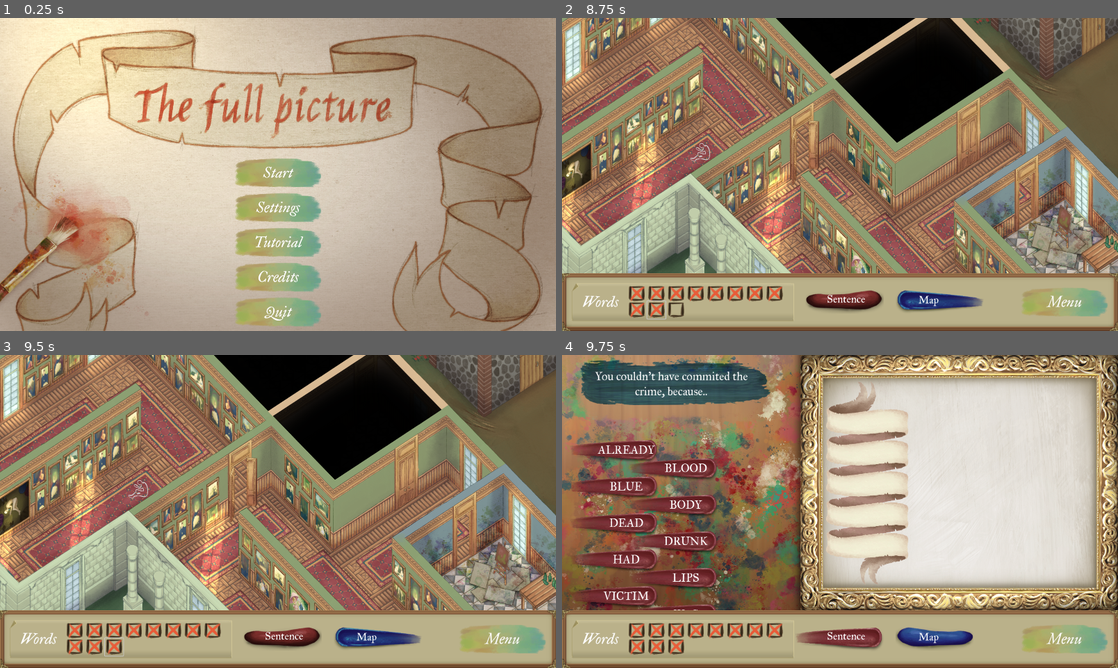
Above: before the commit, frames 1-4 (two rows, left to right).
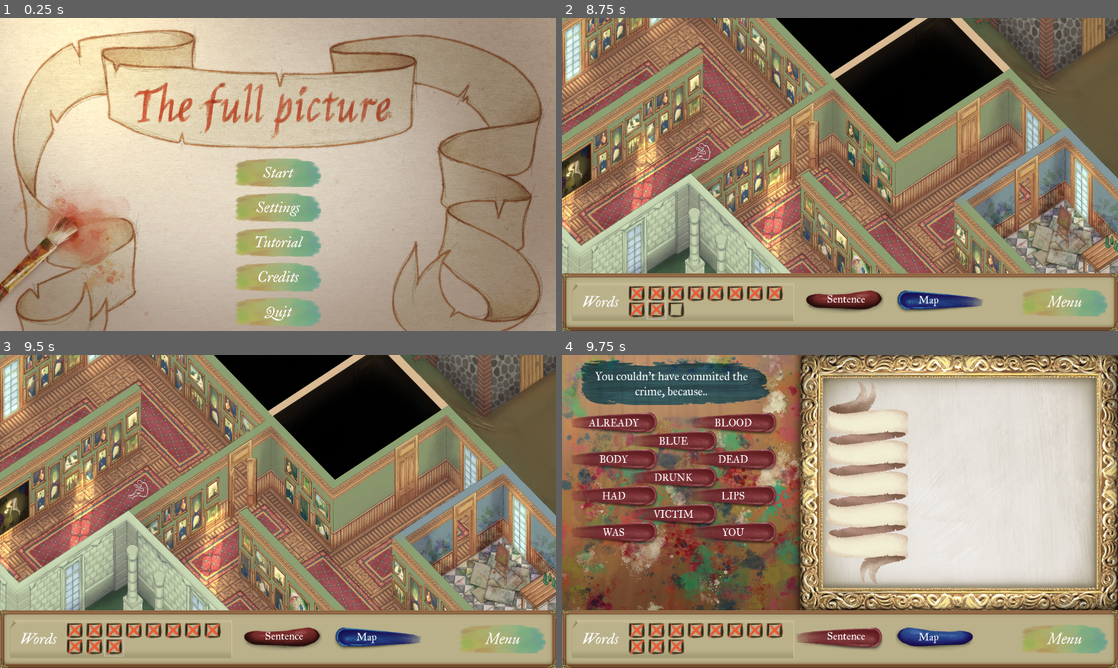
Above: after the commit, the same moments.

Repository: 100-Devs-1-Game/TheFullPicture
Game: Godot game, scene res://menus/main_menu.tscn
The game is run twice, just before and just after one commit, with the same random seed, the same clock (stepped at 60 frames per second) and the same inputs. Sound files missing from this copy of the repository are replaced by a short silence.
Inputs (mouse positions are in pixels of both pictures, inside the frame that each line leads up to):
- Up to frame 1 (0.25 s): no input
- Up to frame 2 (8.75 s): click "Start" at 0.5 s; click (634, 293) at 1.25 s; click (656, 293) at 2.02 s; click (678, 293) at 2.77 s; click (695, 293) at 3.52 s; click (717, 293) at 4.27 s; click (734, 293) at 5.02 s; click (756, 293) at 5.77 s; click (773, 293) at 6.52 s; click (634, 309) at 7.27 s; click (656, 309) at 8.02 s
- Up to frame 3 (9.5 s): click (116, 646) at 8.77 s
- Up to frame 4 (9.75 s): click "Sentence" at 9.5 s

Frames 1-3 are identical in both runs. In frame 4, 11% of the frame differs, in the area x 1-39%, y 18-82%.

Commit message:
Update clue buttons

Diff:
--- a/src/sentence_builder/clue_button.tscn
+++ b/src/sentence_builder/clue_button.tscn
@@ -8,7 +8,7 @@
 
 [sub_resource type="LabelSettings" id="LabelSettings_fp6s1"]
 font = ExtResource("2_orep8")
-font_size = 40
+font_size = 35
 
 [node name="ClueButton" type="TextureRect"]
 offset_right = 306.0
@@ -26,9 +26,9 @@
 anchor_top = 0.5
 anchor_right = 0.5
 anchor_bottom = 0.5
-offset_left = -59.0
+offset_left = -102.0
 offset_top = -30.5
-offset_right = 141.0
+offset_right = 98.0
 offset_bottom = 19.5
 grow_horizontal = 2
 grow_vertical = 2
--- a/src/sentence_builder/sentence_builder.gd
+++ b/src/sentence_builder/sentence_builder.gd
@@ -36,9 +36,10 @@
 		child.queue_free()
 
 	var grid_pos: Vector2i
+	var space:= false
 	for clue in GameData.current_stage.clues:
 		@warning_ignore("integer_division")
-		while (grid_pos.x + grid_pos.y) % 2 > 0:
+		if space:
 			clues.add_child(Control.new())
 			grid_pos= advance_grid_pos(grid_pos)
 
@@ -47,6 +48,7 @@
 		button.set_clue(clue)
 		button.start_dragging.connect(on_start_dragging)
 		grid_pos= advance_grid_pos(grid_pos)
+		space= true
 
 	MusicPlayer.play_sentence()
 
--- a/src/sentence_builder/sentence_builder.tscn
+++ b/src/sentence_builder/sentence_builder.tscn
@@ -201,12 +201,12 @@
 custom_minimum_size = Vector2(450, 500)
 layout_mode = 0
 offset_left = 28.0
-offset_top = 292.0
-offset_right = 540.0
-offset_bottom = 792.0
+offset_top = 198.0
+offset_right = 746.0
+offset_bottom = 698.0
 theme_override_constants/h_separation = -100
 theme_override_constants/v_separation = -20
-columns = 2
+columns = 3
 
 [node name="ClueButton" parent="Clues" instance=ExtResource("3_svl1a")]
 layout_mode = 2
@@ -214,22 +214,22 @@
 [node name="Control" type="Control" parent="Clues"]
 layout_mode = 2
 
+[node name="ClueButton2" parent="Clues" instance=ExtResource("3_svl1a")]
+layout_mode = 2
+
 [node name="Control2" type="Control" parent="Clues"]
 layout_mode = 2
 
-[node name="ClueButton2" parent="Clues" instance=ExtResource("3_svl1a")]
-layout_mode = 2
-
 [node name="ClueButton3" parent="Clues" instance=ExtResource("3_svl1a")]
 layout_mode = 2
 
 [node name="Control3" type="Control" parent="Clues"]
 layout_mode = 2
 
+[node name="ClueButton4" parent="Clues" instance=ExtResource("3_svl1a")]
+layout_mode = 2
+
 [node name="Control4" type="Control" parent="Clues"]
-layout_mode = 2
-
-[node name="ClueButton4" parent="Clues" instance=ExtResource("3_svl1a")]
 layout_mode = 2
 
 [node name="ClueButton5" parent="Clues" instance=ExtResource("3_svl1a")]
